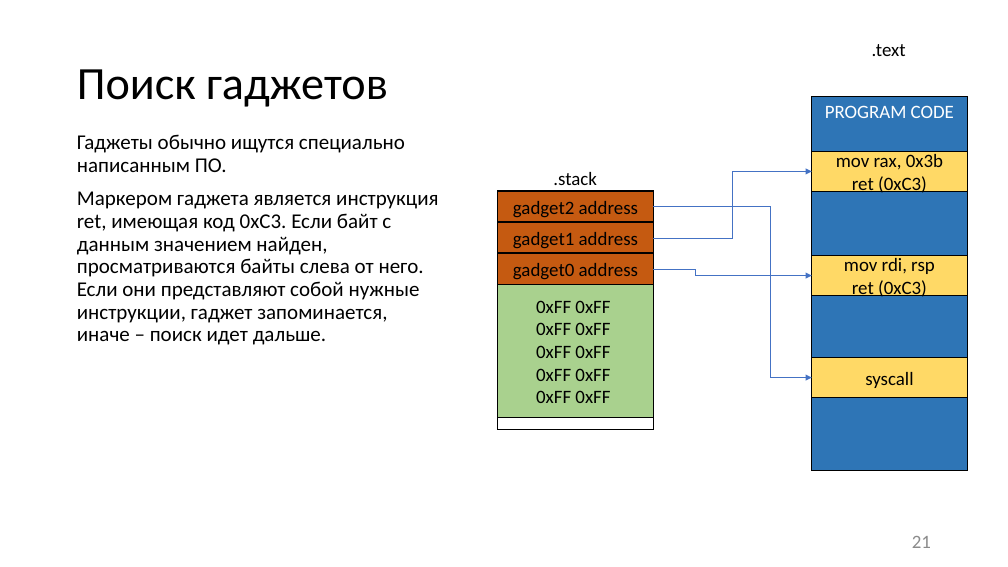
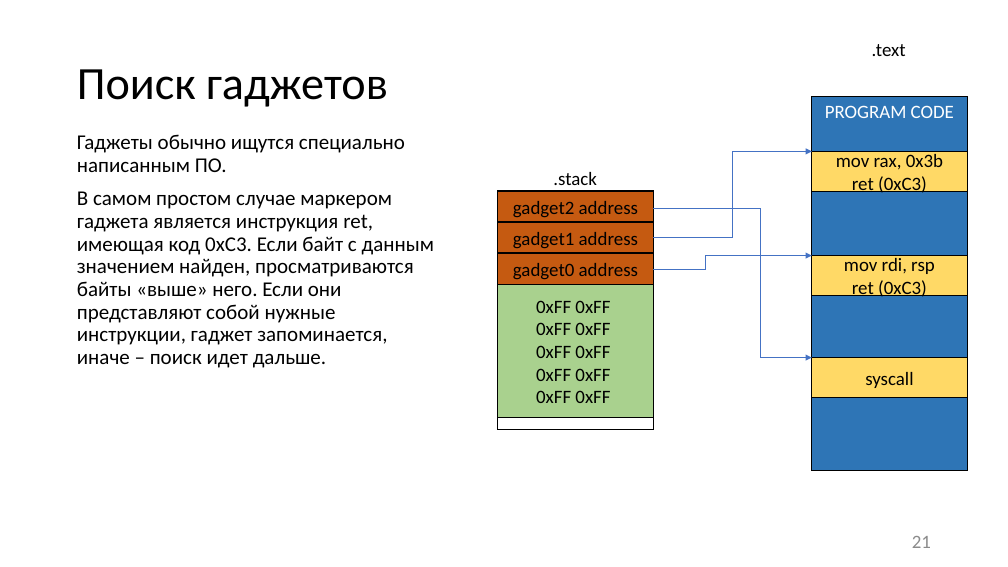
Before and after one commit to itsecd/low-level-programming, a slide deck: slide 21 of Lectures/6.Vulnerabilities/Lecture6.pptx. Drawn at 1008x567 pixels with LibreOffice and Linux fonts; fonts in the diff are those of the drawing. Boxes give left, top, right and bottom in pixels: in the first picture for what was removed or moved away, otherwise in the second. Text is boxed around its words. In the diff, an @@ line names an element or a change of style, - is before the commit and + after.

```diff
--- a/Lectures/6.Vulnerabilities/Lecture6.pptx
+++ b/Lectures/6.Vulnerabilities/Lecture6.pptx
@@ elbow arrow moved from (653, 238) - (812, 172) to (653, 238) - (812, 151) @@
@@ text at [77,191,434,368]: text changed @@
-Маркером гаджета является инструкция ret, имеющая код 0xC3. Если байт с данным значением найден, просматриваются байты слева от него. Если они представляют собой нужные инструкции, гаджет запоминается, иначе – поиск идет дальше.
+В самом простом случае маркером гаджета является инструкция ret, имеющая код 0xC3. Если байт с данным значением найден, просматриваются байты «выше» него. Если они представляют собой нужные инструкции, гаджет запоминается, иначе – поиск идет дальше.
@@ elbow arrow moved from (653, 206) - (812, 378) to (653, 208) - (812, 358) @@
@@ elbow arrow moved from (653, 269) - (812, 276) to (653, 269) - (812, 256) @@
```
Also in this commit, not shown: 26 other slides changed, 2 slides added, 1 slide removed, 1 other file.
